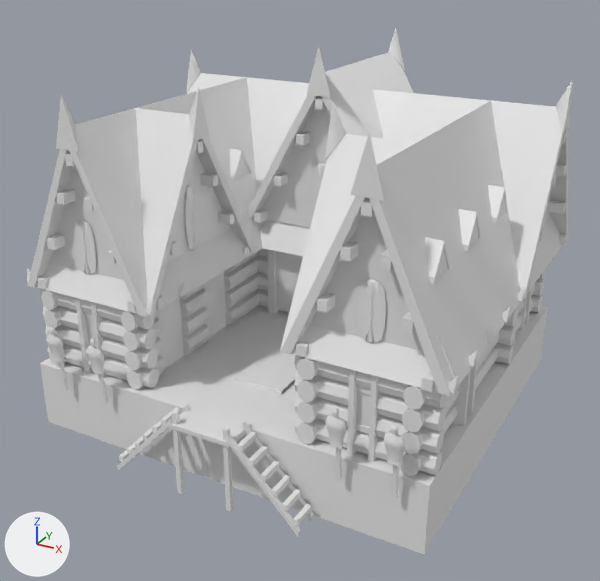
Before and after pictures for a commit that changed the COLLADA model art/meshes/structural/daci/barracks.dae.
Rendered twice from a camera (50 mm lens) standing at (19.3, -36.0, 21.4) and looking at (0.0, -0.9, 3.9). Lighting does not change. The marker at lower left points along +X, +Y and +Z. The picture after the commit comes second. Vertices at exactly the same position are counted once.

The first picture shows 'barracks'.
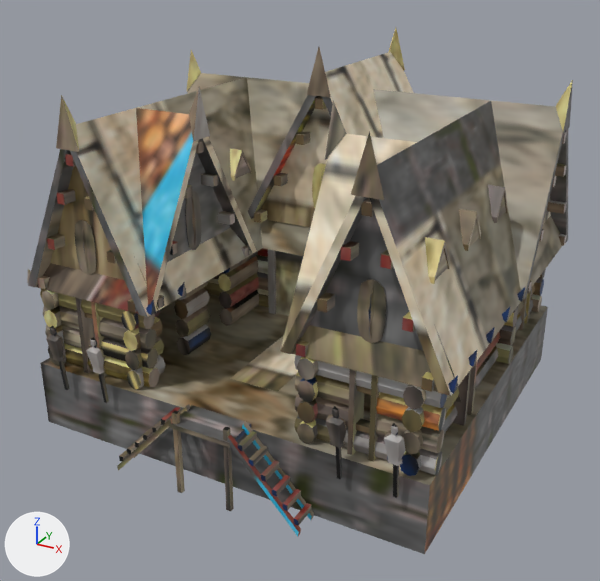
What the commit changed:
Picture 'daci_struct.png' (img_daci_struct_png) is new.
Material 'Material' (mat_material) is new.
Its texture is img_daci_struct_png.
me_cubo_020 is used by ob_barracks; location (0.0, 0.0, 0.0).
me_cubo_020 had 3765 vertices, 6028 faces and spanned x -11.4..11.2, y -10.7..11.4, z -3.0..16.1.
me_cubo_020 now has 3706 vertices, 6001 faces and spans x -11.4..11.2, y -10.7..11.5, z -3.0..16.1.
me_cubo_020 part 1: the loose piece of 18 vertices spanning x 9.1..10.0, y 5.2..6.8, z 1.6..2.7 is moved by (0.0, 0.0, 1.1), in mat_material (picture img_daci_struct_png).
me_cubo_020 part 2: the loose piece of 18 vertices spanning x 9.1..10.0, y 5.2..6.8, z 2.7..3.8 is moved by (0.0, 0.0, -1.1), in mat_material (picture img_daci_struct_png).
me_cubo_020 part 3: the loose piece of 6 vertices spanning x -1.1..1.7, y -5.7..2.1, z -2.3..0.7 is moved by (-0.3, 0.1, -0.1), in mat_material (picture img_daci_struct_png).
me_cubo_020 part 4: the loose piece of 4 vertices spanning x -3.3..3.1, y 2.1, z 0.9..5.4 is rebuilt with 9 vertices and now spans x -3.3..3.1, y 2.1, z 0.4..5.9, in mat_material (picture img_daci_struct_png).
me_cubo_020 part 5: 14 loose pieces with 56 vertices, spanning x -10.2..10.0, y -8.4..9.8, z 0.6..5.1, are deleted.
me_cubo_020 part 6: 5 vertices moved from x -7.8..4.1, y -8.2..1.9, z 7.2..9.9 to x -7.8..4.1, y -8.2..2.0, z 7.2..10.0; 105 vertices removed from x -10.2..10.6, y -9.8..10.2, z 0.5..10.1; 97 vertices added at x -10.3..10.6, y -9.7..10.3, z 0.5..10.1.
me_cubo_020 part 7: 5351 faces spanning x -11.4..11.2, y -10.7..11.5, z -3.0..16.1 switch from mat_textura_pruebas_daci_005 (white #e7e7e7) to mat_material (picture img_daci_struct_png).
Other edits to the shape of me_cubo_020 do not show in these pictures.

Where the change shows, as pixel boxes (x1, y1, x2, y2) in the pictures (600 x 581 px; the box of a moved part takes in the faces that stretch with it):
'barracks', reshaped
    before: (27, 27, 573, 555)
    after: (27, 28, 573, 554)
part 1 of me_cubo_020, moved or reshaped (not visible afterwards)
    before: (518, 301, 524, 314)
part 2 of me_cubo_020, moved or reshaped (not visible before)
    after: (518, 301, 524, 314)
part 3 of me_cubo_020, moved or reshaped
    before: (234, 339, 298, 394)
    after: (230, 336, 298, 392)
part 4 of me_cubo_020, rebuilt
    before: (275, 251, 303, 312)
    after: (276, 251, 303, 316)
part 5 of me_cubo_020, deleted (mostly hidden)
    before: (86, 272, 371, 427)
part 6 of me_cubo_020, moved or reshaped
    before: (47, 164, 450, 443)
    after: (52, 163, 450, 443)
part 7 of me_cubo_020, recoloured (darker)
    both: (27, 28, 573, 554)
